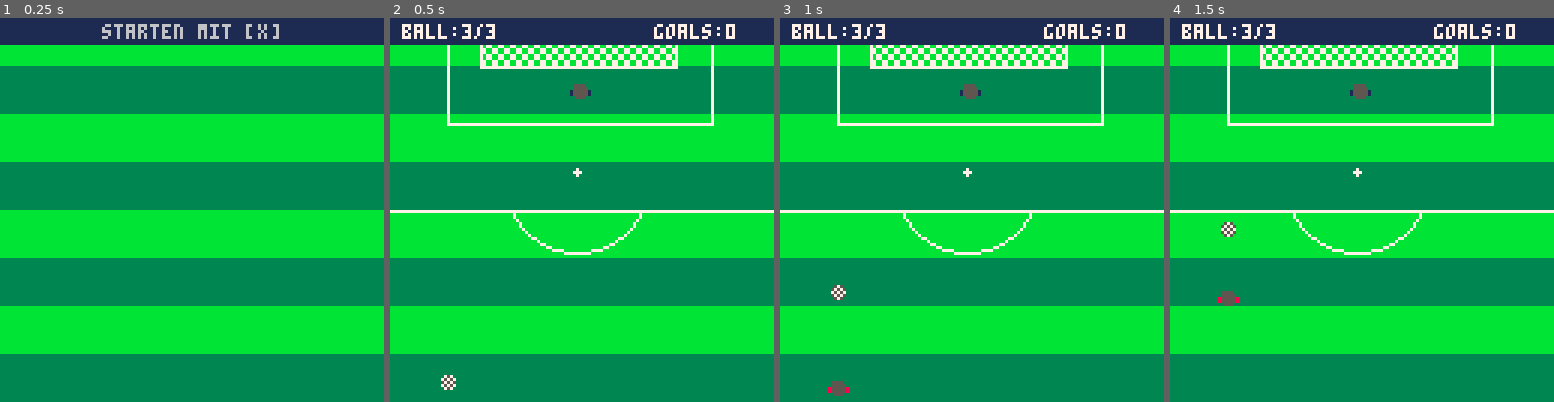
Above: before the commit, frames 1-4 (left to right).
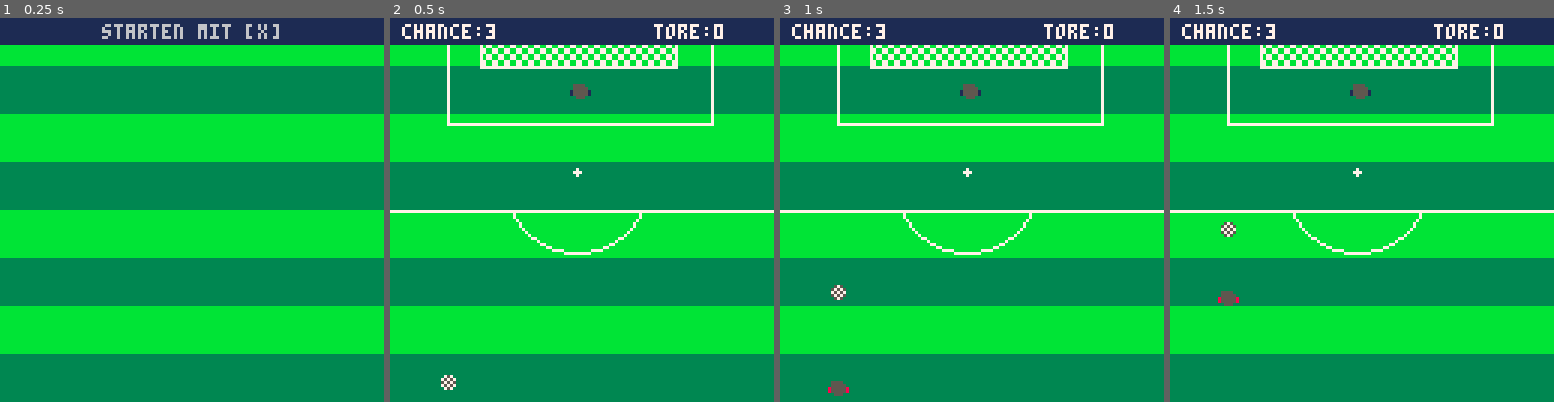
Above: after the commit, the same moments.

Repository: zothynine/torchance
Game: PICO-8 cartridge elfmeter.p8
Two runs of this game, one before a commit and one after it. Both use one fixed random seed, a clock stepped at 60 frames per second and the inputs below.
Inputs:
- Up to frame 1 (0.25 s): no input
- Up to frame 2 (0.5 s): tap X (X key) at 0.33 s
- Up to frame 3 (1 s): no input
- Up to frame 4 (1.5 s): tap X (X key) at 1.07 s

Frame 1 is identical in both runs. In frame 2, 0.5% of the frame differs, in the area x 3-90%, y 1-6%; in frame 3, 0.5%; in frame 4, 0.5%.

Commit message:
Change text in info bar

Diff:
--- a/elfmeter.p8
+++ b/elfmeter.p8
@@ -37,8 +37,8 @@
 
 function draw_score()
 	rectfill(0,0,127,8,1)
-	print("ball:3/3",4,2,7)
-	print("goals:0",88,2,7)
+	print("chance:3",4,2,7)
+	print("tore:0",88,2,7)
 end
 
 function draw_hint(_txt,_doblink)
